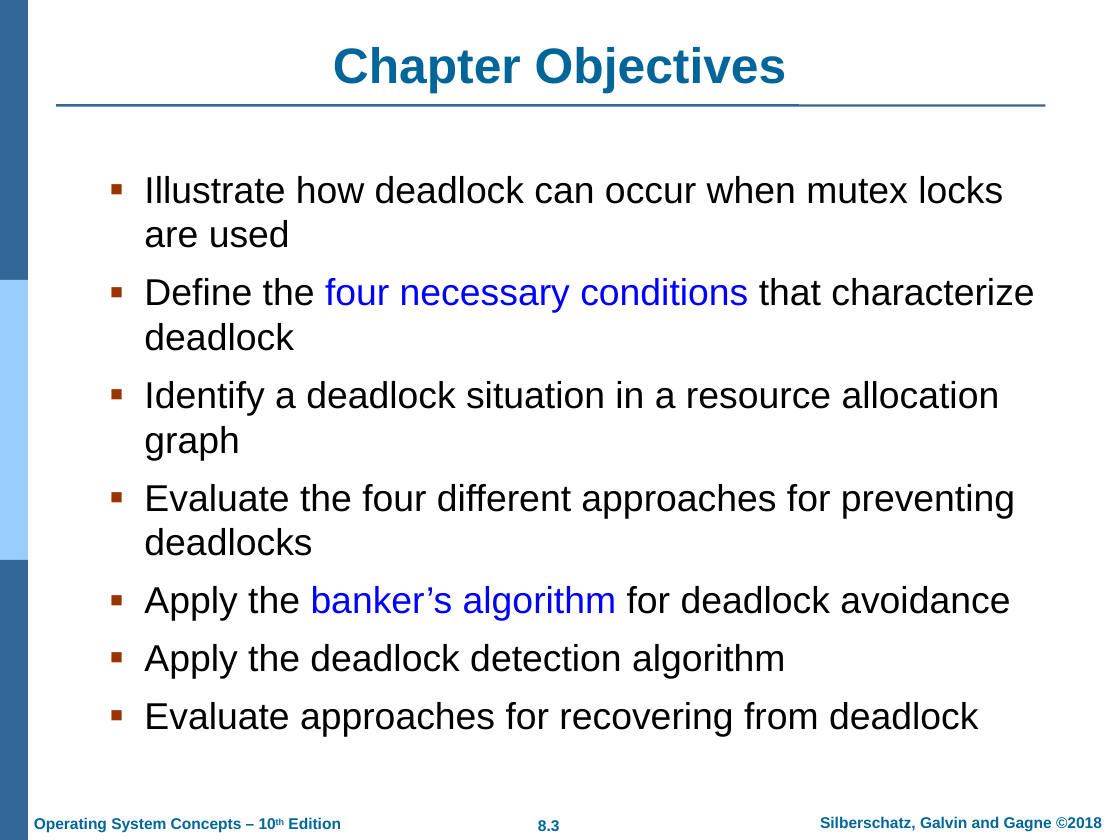
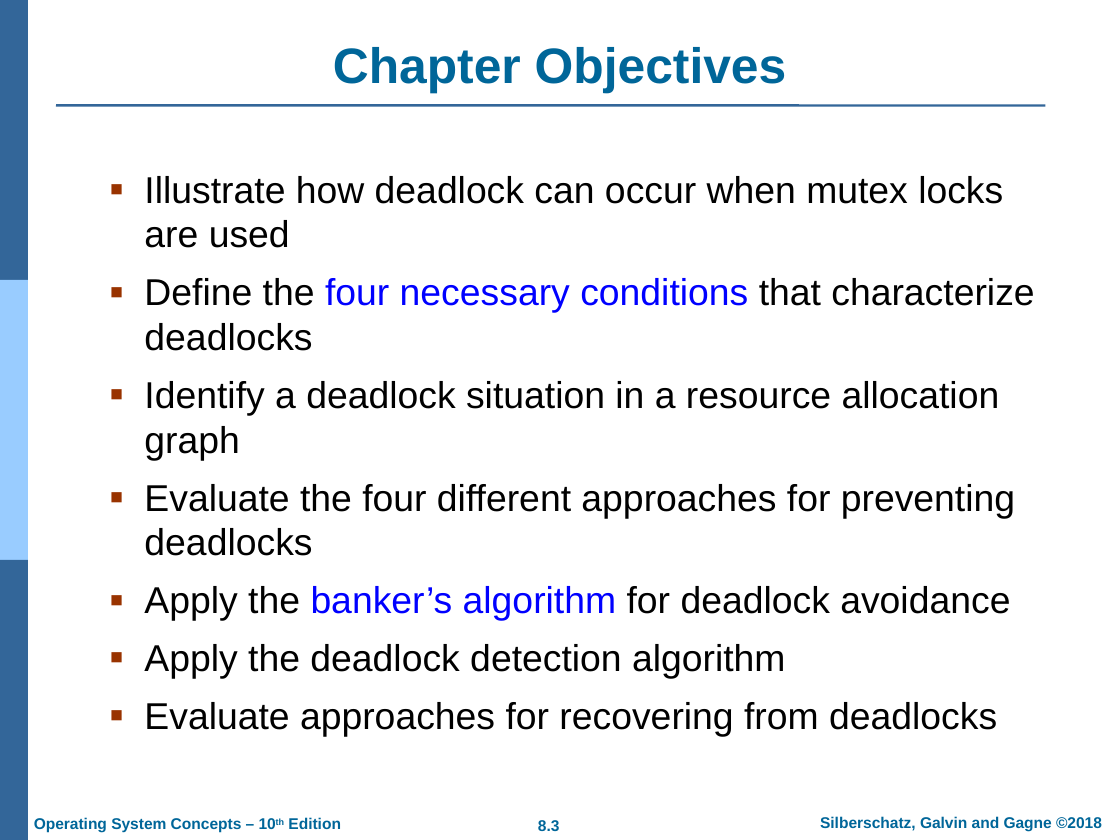
Before and after one commit to chriswjh/chriswjh.github.io, a slide deck: slide 3 of OSu/Chap08.pptx. Drawn at 1120x840 pixels with LibreOffice and Linux fonts; fonts in the diff are those of the drawing; background and template pictures are left out. Boxes give left, top, right and bottom in pixels: in the first picture for what was removed or moved away, otherwise in the second. Text is boxed around its words. In the diff, an @@ line names an element or a change of style, - is before the commit and + after.

```diff
--- a/OSu/Chap08.pptx
+++ b/OSu/Chap08.pptx
@@ text at (144, 278, 1034, 351): text changed @@
-▪ Define the four necessary conditions that characterize deadlock
+▪ Define the four necessary conditions that characterize deadlocks
@@ text at (144, 702, 997, 730): text changed @@
-▪ Evaluate approaches for recovering from deadlock
+▪ Evaluate approaches for recovering from deadlocks
```
Also in this commit, not shown: 4 other slides changed, 5 other files.
